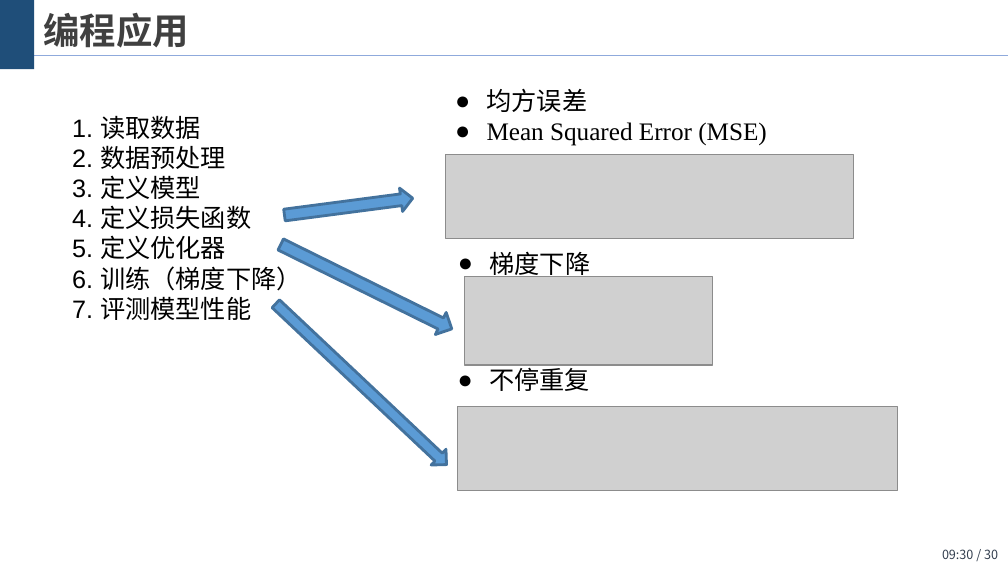
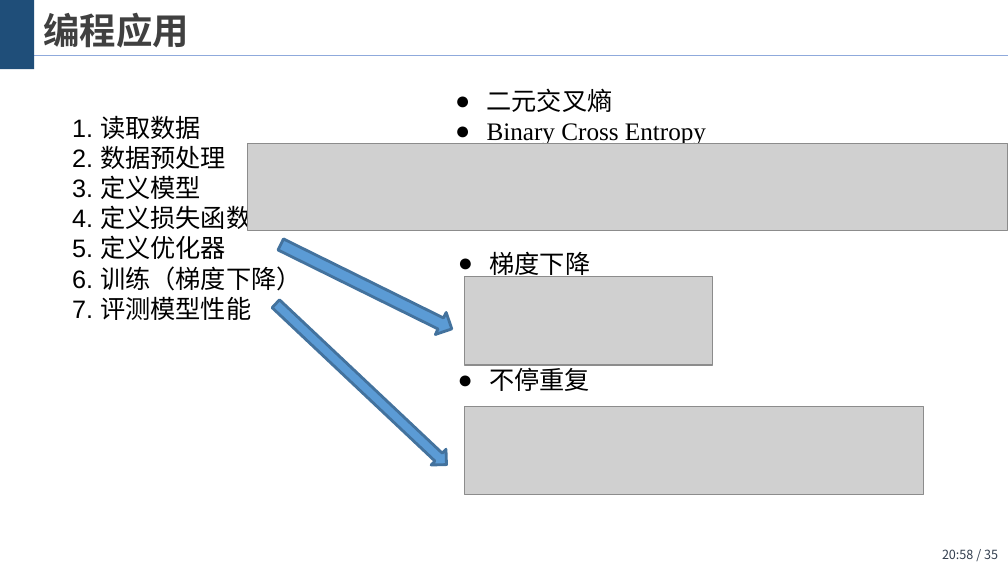
Before and after one commit to wangjin0818/Artificial_Intelligence_2021, a slide deck: slide 35 of chapter 03 - Logistic regression/逻辑斯蒂回归.pptx (slide 30 before the commit). Drawn at 1008x567 pixels with LibreOffice and Linux fonts; fonts in the diff are those of the drawing; grey boxes stand for pictures; background and template pictures are left out. Boxes give left, top, right and bottom in pixels: in the first picture for what was removed or moved away, otherwise in the second. Text is boxed around its words. In the diff, an @@ line names an element or a change of style, - is before the commit and + after.

```diff
--- a/chapter 03 - Logistic regression/逻辑斯蒂回归.pptx
+++ b/chapter 03 - Logistic regression/逻辑斯蒂回归.pptx
@@ text at <box>487,88,706,146</box>: text changed @@
-● 均方误差
-● Mean Squared Error (MSE)
+● 二元交叉熵
+● Binary Cross Entropy
@@ picture added at <box>248,143,1008,230</box> @@
@@ picture removed at <box>446,154,854,238</box> @@
@@ right arrow removed at <box>283,186,414,226</box> @@
@@ picture: place and size @@
-picture at <box>458,406,897,490</box>
+picture at <box>464,406,923,494</box>
@@ page number at <box>942,549,998,559</box>: text changed @@
-09:30 / 30
+20:58 / 35
```
Also in this commit, not shown: 2 other slides changed, 6 slides added, 1 slide removed, 2 other files.
